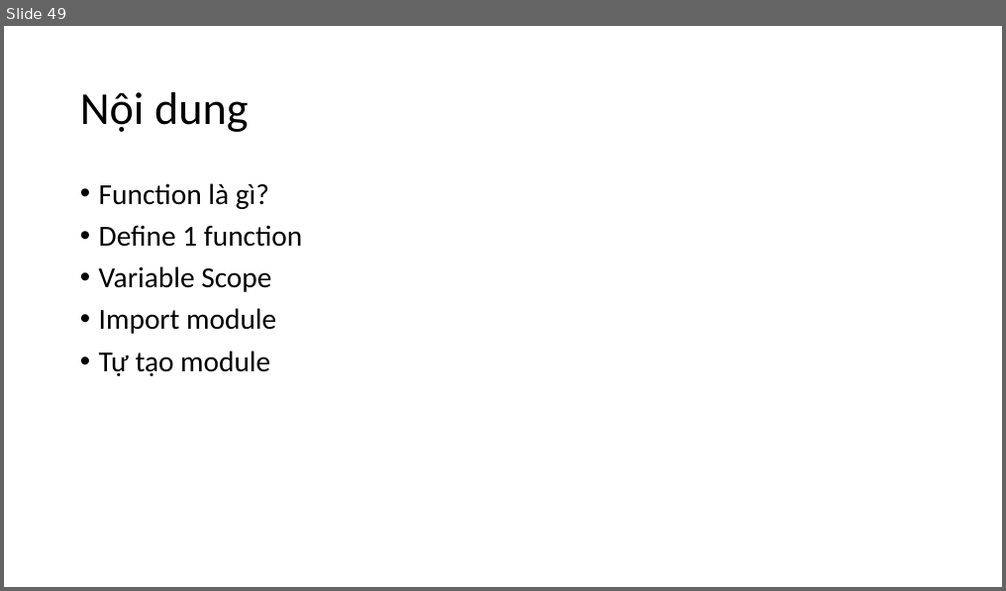
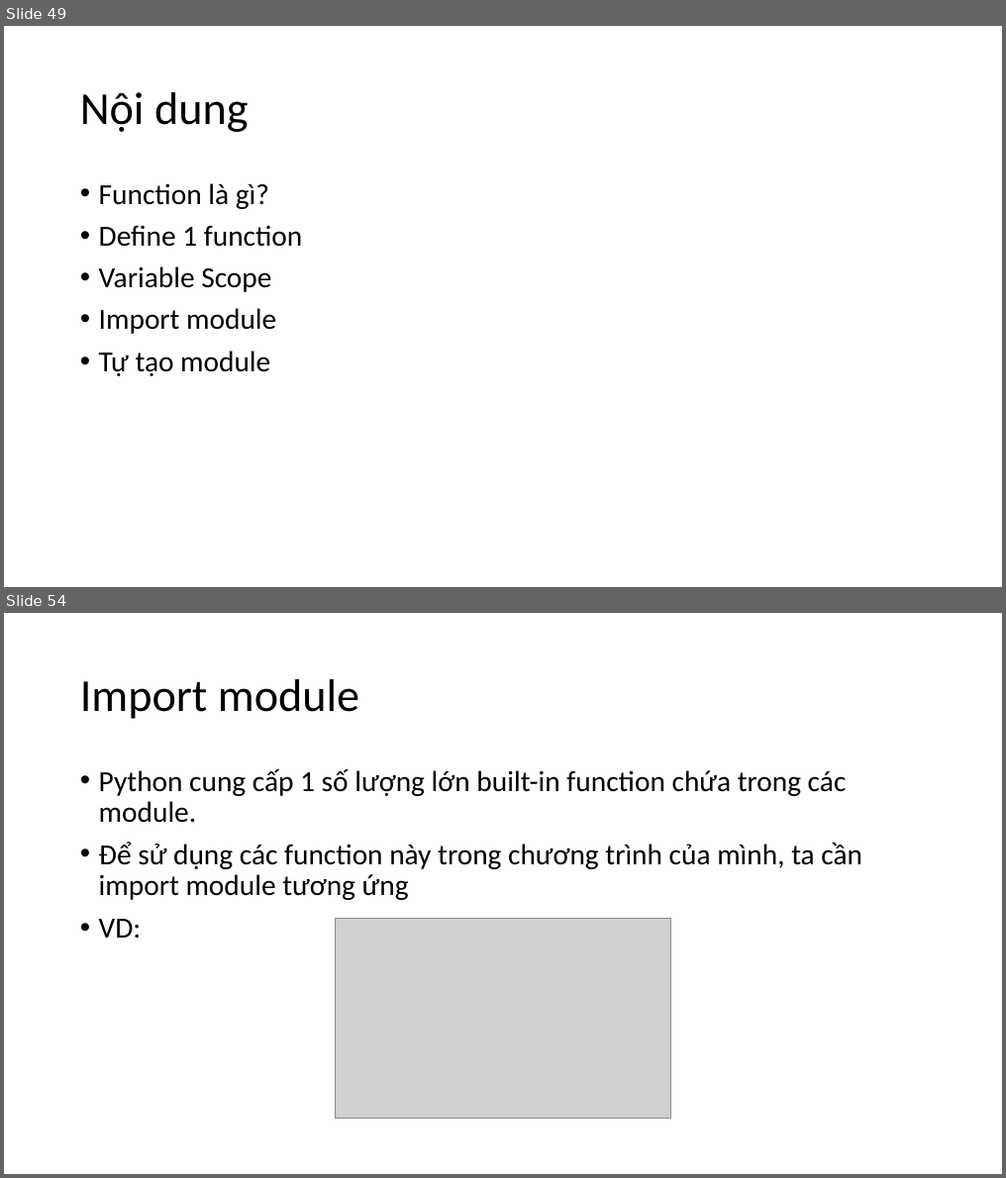
Before and after one commit to levinhhoang16/PyOpenCVCourse, a slide deck: Lecture/PythonCoban.pptx. Shown one above the other, each under a label of ours: slide 49 before the commit, slides 49 and 54 after it; the slides between them are not shown. The pictures are 1006x591 and 1006x1178 pixels, drawn with LibreOffice and Linux fonts; fonts in the diff are those of the drawing; grey boxes stand for pictures. Boxes give left, top, right and bottom in pixels: in the first picture for what was removed or moved away, otherwise in the second. Text is boxed around its words. In the diff, an @@ line names an element or a change of style, - is before the commit and + after.

```diff
--- a/Lecture/PythonCoban.pptx
+++ b/Lecture/PythonCoban.pptx
@@ slide 54 added at bbox=[4, 613, 1002, 1174], background #FFFFFF @@
@@ title added at bbox=[80, 679, 359, 719], 44 pt, text #000000 @@
+Import module
@@ text added at bbox=[99, 769, 862, 938], 28 pt, text #000000 @@
+• Python cung cấp 1 số lượng lớn built-in function chứa trong các module.
+• Để sử dụng các function này trong chương trình của mình, ta cần import module tương ứng
+• VD:
@@ picture added at bbox=[336, 919, 671, 1118] @@
```
Also in this commit, not shown: 6 other slides added, 3 other files.
